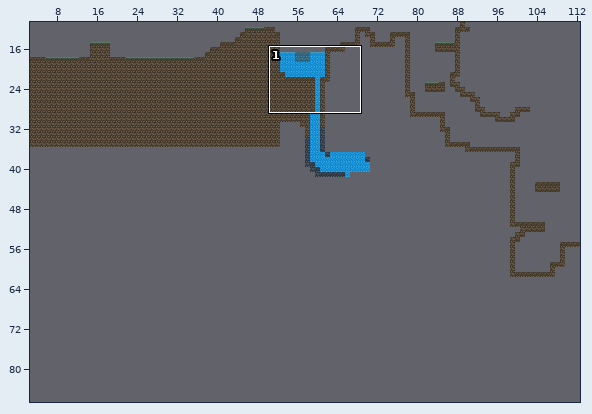
Tiled map -- dev stuff/map.tmx. Above: a wide view before the commit, with the close-up outlined.
Close-up. As it was:
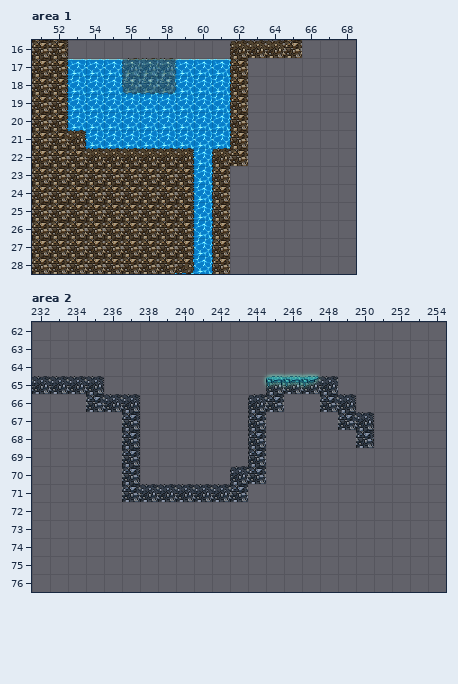
Cells are 25x25 px. Shown: area 1 x 51..68, y 16..28; area 2 x 232..254, y 62..76. The commit also changed other parts of the map, which this record leaves out. Tiles whose own drawing changed are shown in their newer look in all pictures. Not drawn, because the pictures are missing: unchanged layer "Image Layer 1".
After:
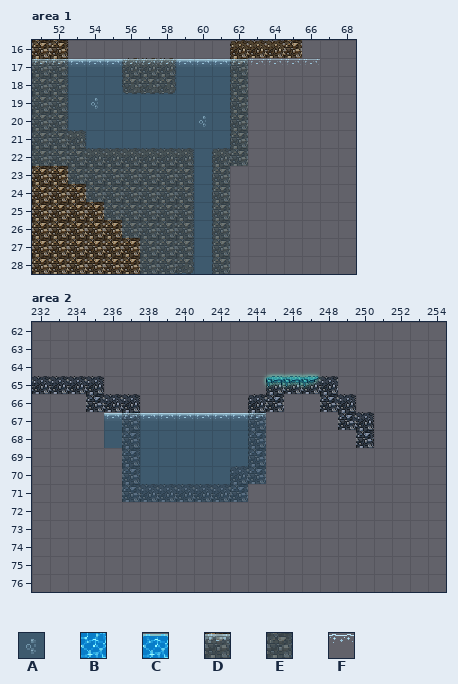
Key: from "bubbles": A 0; from "misc tileset": B 2, C 3, D 7, E 8, F 9.
_ is an empty cell.
See-through tiles are keyed as they look on the map.
From the commit log: water and tile variations
The edit:
layer "water" opacity 49% -> 57%
Layer "Tile Layer 3", area 1:
y 17: x 52..62 CCCCCCCCCCC -> DDDDDDDDDDD
y 18..20: x 52..62 BBBBBBBBBBB -> EEEEEEEEEEE
y 21: x 53..62 BBBBBBBBBB -> EEEEEEEEEE
y 22: x 54..61 BBBBBBBB -> EEEEEEEE
y 23..27: x 59..61 BBB -> EEE
y 28: x 58..61 BBBB -> EEEE
Layer "water", area 1:
y 17: x 51..62 __CCCCCCCCC_ -> DDDDDDDDDDDD
y 18: x 51..62 __BBBBBBBBB_ -> EEEEEEEEEEEE
y 19: x 51..62 __BBBBBBBBB_ -> EEEAEEEEEEEE
y 20: x 51..62 __BBBBBBBBB_ -> EEEEEEEEEAEE
y 21: x 51..62 ___BBBBBBBB_ -> EEEEEEEEEEEE
y 22: x 51..62 _________B__ -> EEEEEEEEEEEE
y 23: x 53..61 _______B_ -> EEEEEEEEE
y 24: x 54..61 ______B_ -> EEEEEEEE
y 25: x 55..61 _____B_ -> EEEEEEE
y 26: x 56..61 ____B_ -> EEEEEE
y 27..28: x 57..61 ___B_ -> EEEEE
Layer "water surface", area 1:
y 17: x 51..66 ________________ -> FFFFFFFFFFFFFFFF
layer "water" opacity 49% -> 57%
Layer "Tile Layer 3", area 2:
y 67: x 236..244 _________ -> DDDDDDDDD
y 68: x 236..244 _________ -> EEEEEEEEE
y 69: x 237..244 ________ -> EEEEEEEE
y 70: x 237..243 _______ -> EEEEEEE
y 71: x 238..242 _____ -> EEEEE
Layer "water", area 2:
y 67: x 236..244 _________ -> DDDDDDDDD
y 68: x 236..244 _________ -> EEEEEEEEE
y 69..70: x 237..244 ________ -> EEEEEEEE
y 71: x 237..243 _______ -> EEEEEEE
Layer "water surface", area 2:
y 67: x 236..244 _________ -> FFFFFFFFF
